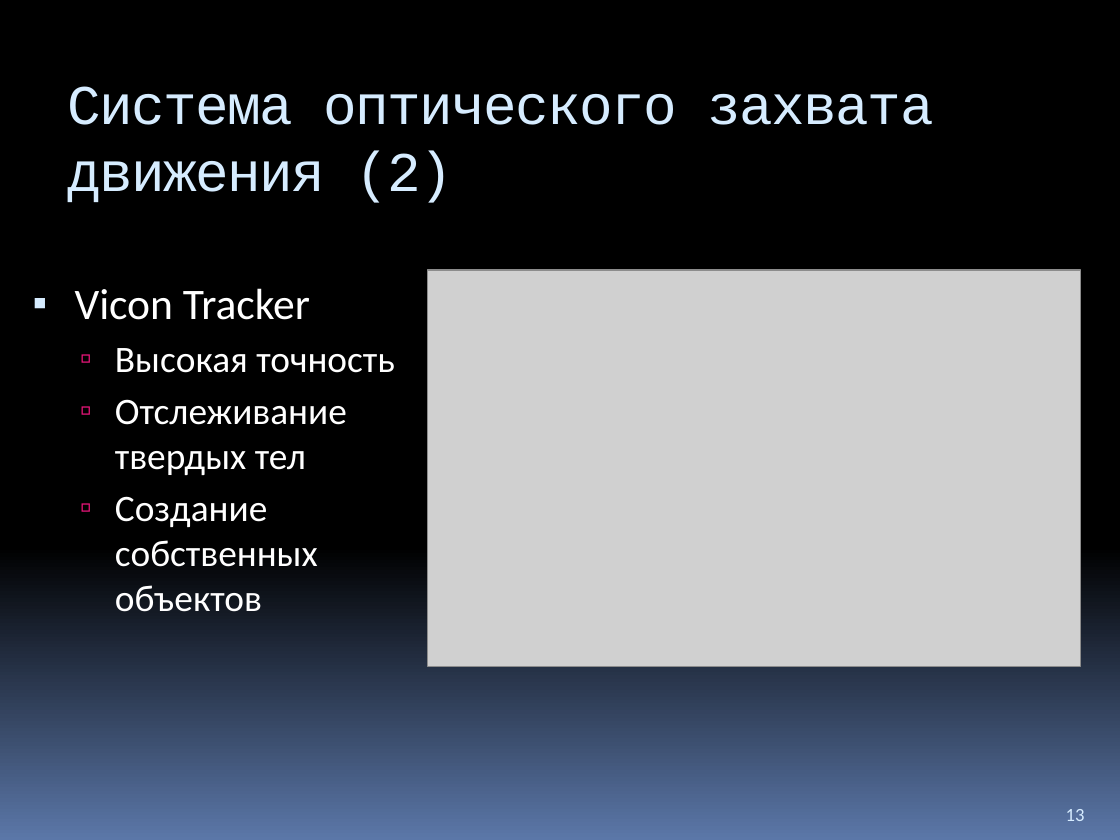
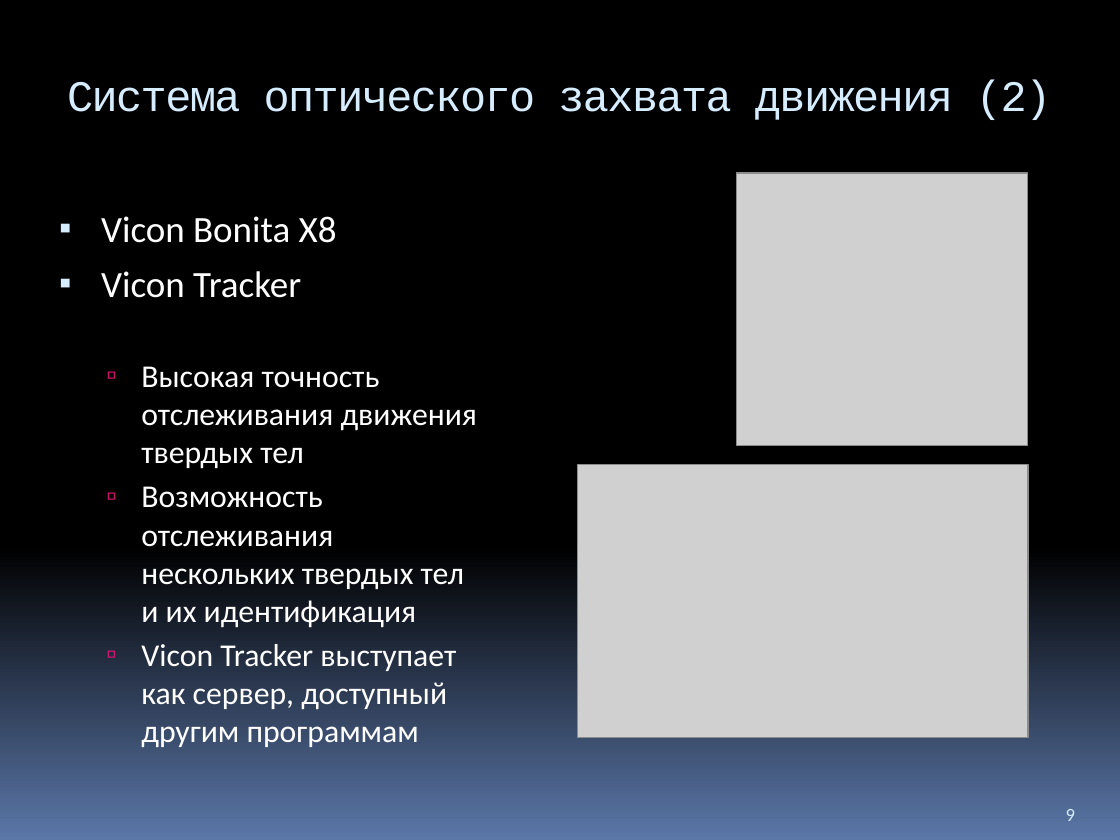
Before and after one commit to yaceq/quadro-xds, a slide deck: slide 9 of Docs/Medias2012.pptx (slide 13 before the commit). Drawn at 1120x840 pixels with LibreOffice and Linux fonts; fonts in the diff are those of the drawing; grey boxes stand for pictures. Boxes give left, top, right and bottom in pixels: in the first picture for what was removed or moved away, otherwise in the second. Text is boxed around its words. In the diff, an @@ line names an element or a change of style, - is before the commit and + after.

```diff
--- a/Docs/Medias2012.pptx
+++ b/Docs/Medias2012.pptx
@@ title "Система оптического захвата движения (2)" at (67, 80, 1051, 120): size 36 to 28 pt @@
@@ picture added at (736, 174, 1027, 446) @@
@@ text "Vicon Bonita X8": place and size @@
-text "Vicon Bonita X8" at (75, 288, 395, 612)
+text "Vicon Bonita X8" at (101, 216, 477, 748)
@@ text at (101, 216, 337, 243): paragraph added @@
+▪ Vicon Bonita X8
@@ text at (101, 271, 301, 298): size 28 to 23.8 pt in "Vicon Tracker" @@
@@ text at (141, 366, 477, 748): text changed; size 24 to 20.4 pt @@
-  ▫ Высокая точность
-  ▫ Отслеживание твердых тел
-  ▫ Создание собственных объектов
+  ▫ Высокая точность отслеживания движения твердых тел
+  ▫ Возможность отслеживания нескольких твердых тел и их идентификация
+  ▫ Vicon Tracker выступает как сервер, доступный другим программам
@@ picture: place and size @@
-picture at (428, 270, 1081, 666)
+picture at (578, 464, 1028, 737)
@@ page number at (1066, 809, 1075, 821): text changed @@
-13
+9
```
Also in this commit, not shown: 6 other slides changed, 4 slides added, 7 slides removed, 6 other files.
